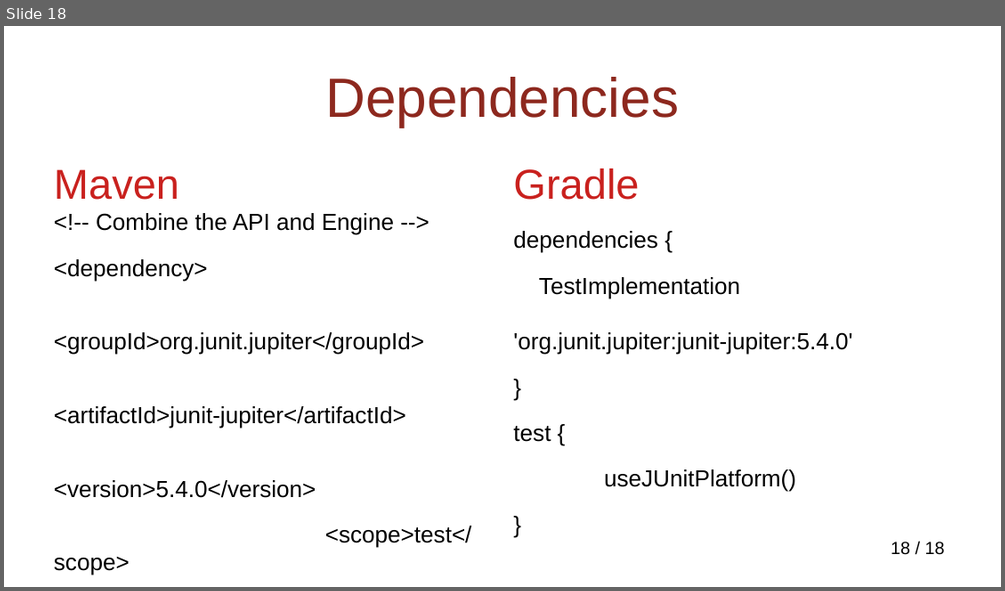
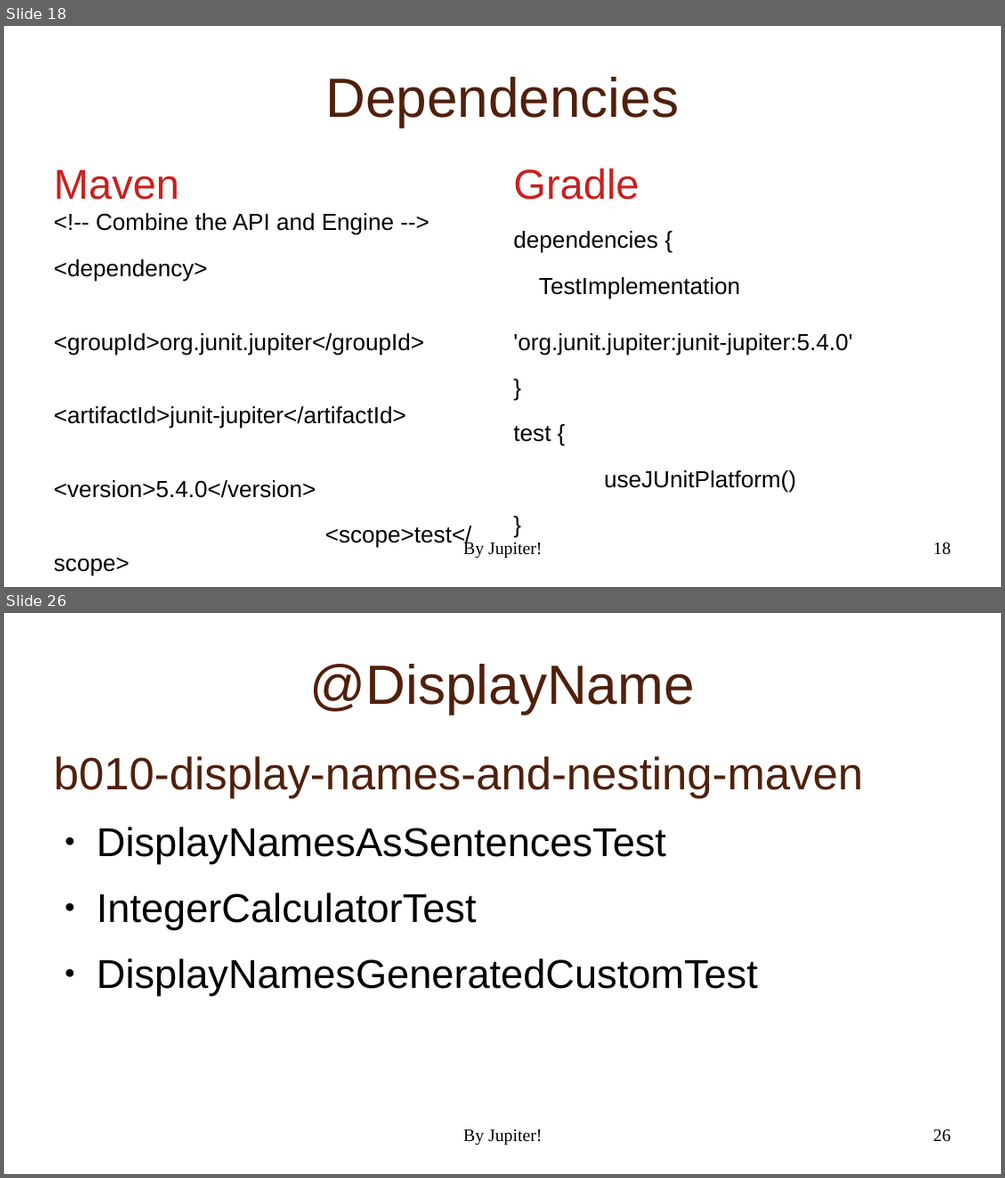
Before and after one commit to NextPoorSlob/JUnit5-Presentation-Sample-Code, a slide deck: ByJupiter.odp. Shown one above the other, each under a label of ours: slide 18 before the commit, slides 18 and 26 after it; the slides between them are not shown. The pictures are 1005x591 and 1005x1178 pixels, drawn with LibreOffice and Linux fonts; fonts in the diff are those of the drawing; background and template pictures are left out. Boxes give left, top, right and bottom in pixels: in the first picture for what was removed or moved away, otherwise in the second. Text is boxed around its words. In the diff, an @@ line names an element or a change of style, - is before the commit and + after.

```diff
--- a/ByJupiter.odp
+++ b/ByJupiter.odp
@@ slide 26 added at (4, 613, 1001, 1174), background picture (left out); not listed: 1 template element that a slide beside it also shows @@
@@ title added at (310, 664, 695, 714), 44 pt, text #50200C @@
+@DisplayName
@@ text added at (54, 756, 863, 996), 32 pt, text #000000 @@
+b010-display-names-and-nesting-maven
+● DisplayNamesAsSentencesTest
+● IntegerCalculatorTest
+● DisplayNamesGeneratedCustomTest
@@ text added at (463, 1129, 542, 1145), 14 pt, text #000000 @@
+By Jupiter!
@@ slide 18 changed as well @@
@@ title "Dependencies" at (325, 77, 679, 127): text colour #8D281E to #50200C @@
@@ text added at (463, 540, 542, 558), 14 pt, text #000000 @@
+By Jupiter!
@@ page number at (933, 542, 951, 555): text changed; font Arial to Times New Roman @@
-18 / 18
+18
```
Also in this commit, not shown: 17 other slides changed, 15 other slides added.
